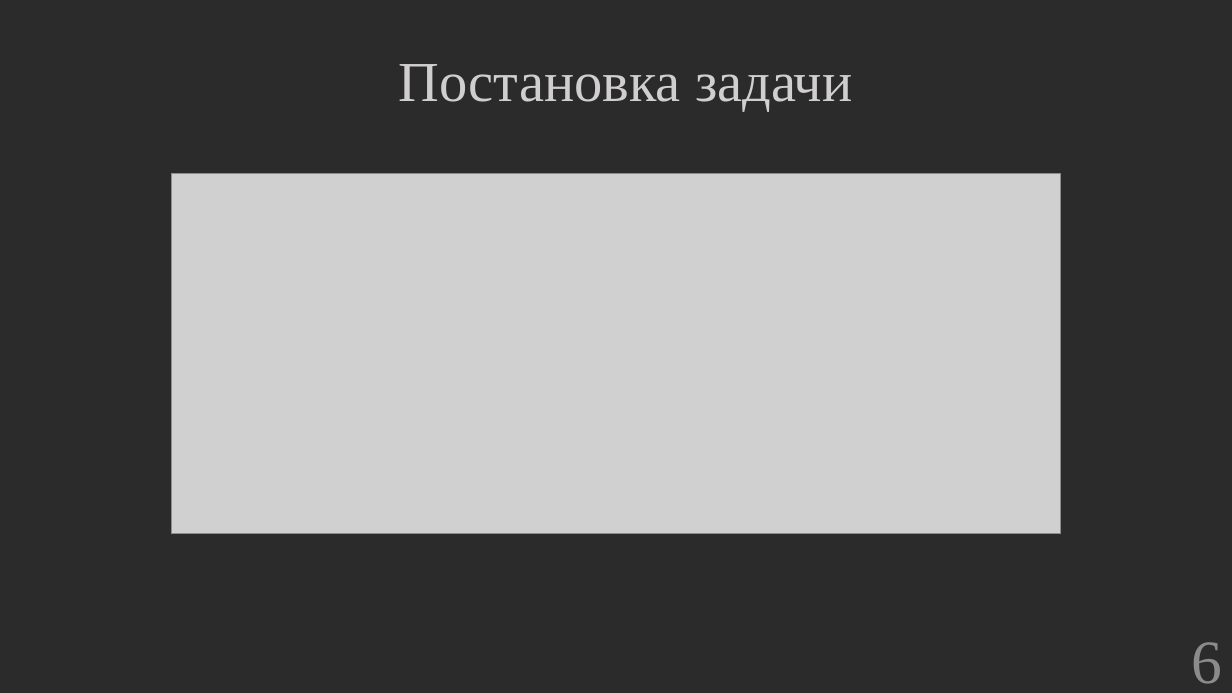
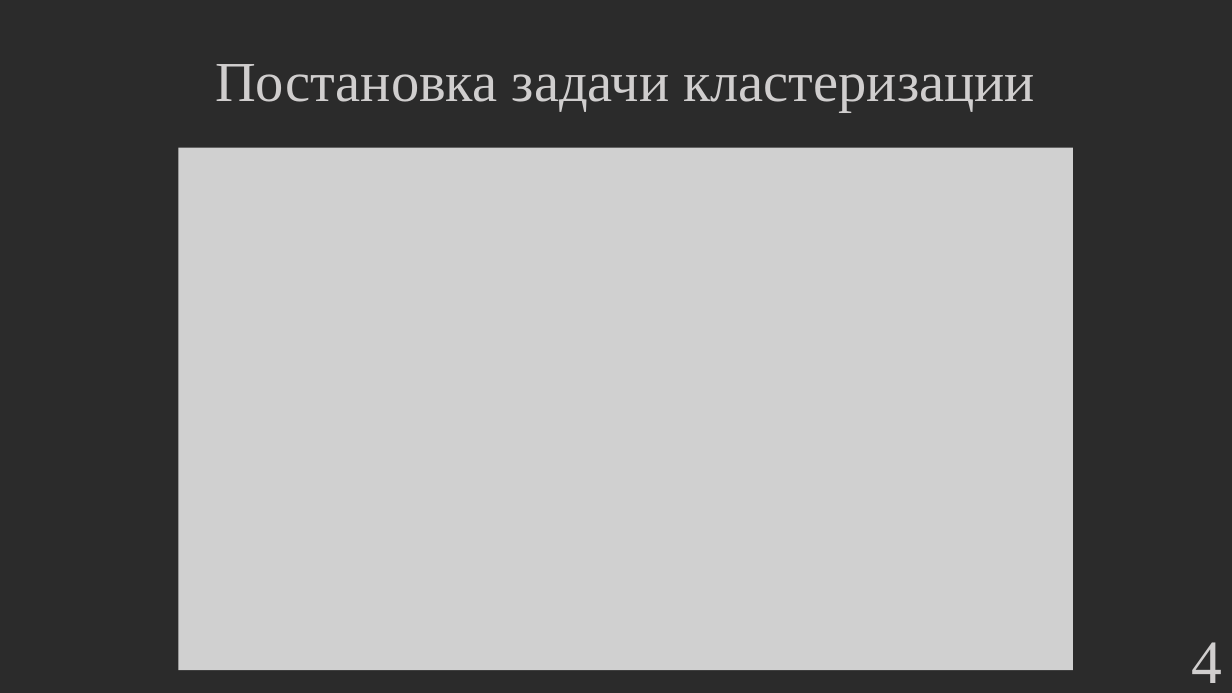
Before and after one commit to hetikk/diplom, a slide deck: slide 4 of docs/Презентация.pptx (slide 6 before the commit). Drawn at 1232x693 pixels with LibreOffice and Linux fonts; fonts in the diff are those of the drawing; grey boxes stand for pictures; background and template pictures are left out; a plain dark background stands for a picture behind light text. Boxes give left, top, right and bottom in pixels: in the first picture for what was removed or moved away, otherwise in the second. Text is boxed around its words. In the diff, an @@ line names an element or a change of style, - is before the commit and + after.

```diff
--- a/docs/Презентация.pptx
+++ b/docs/Презентация.pptx
@@ text at (215,64,1035,112): text changed @@
-Постановка задачи
+Постановка задачи кластеризации
@@ picture: place and size @@
-picture at (171,174,1061,533)
+picture at (178,148,1073,671)
@@ page number at (1192,642,1223,683): text changed; text colour #8C8C8C to #D0CECE @@
-6
+4
```
Also in this commit, not shown: 6 other slides changed, 15 slides added, 5 slides removed, 4 other files.
